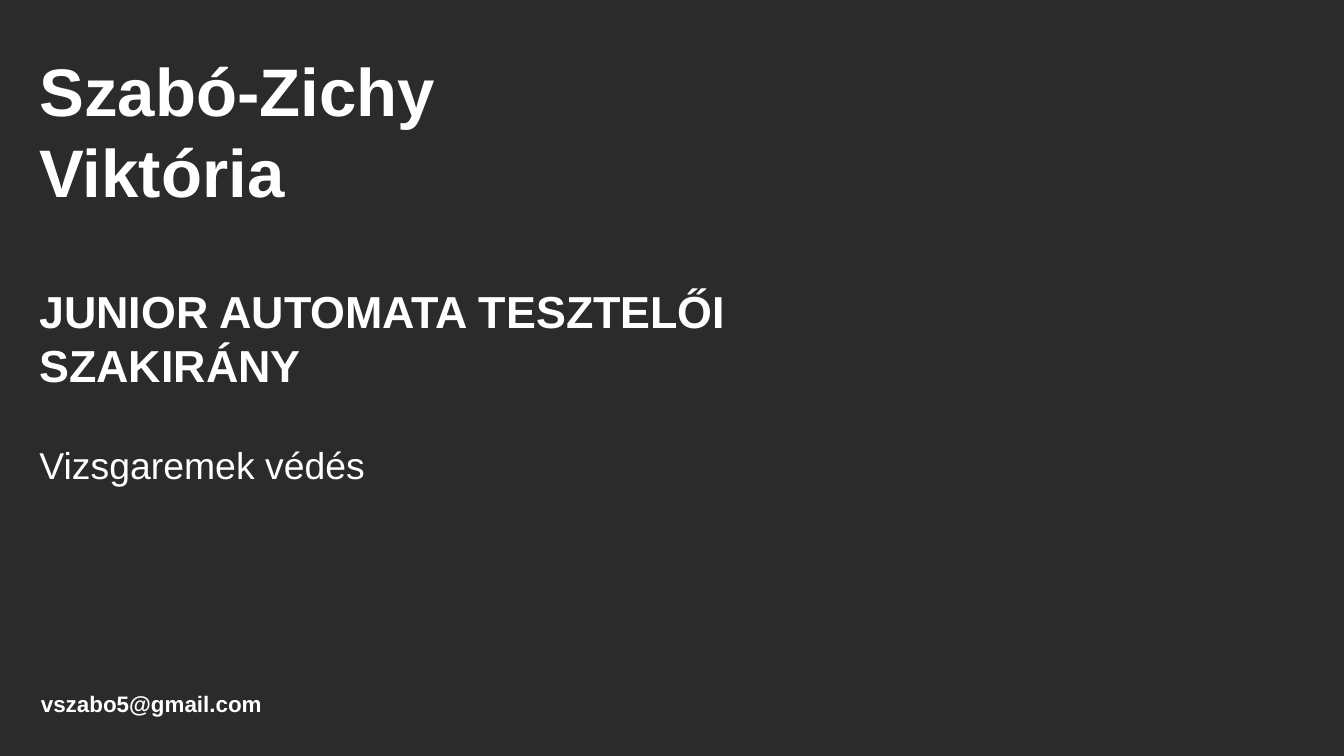
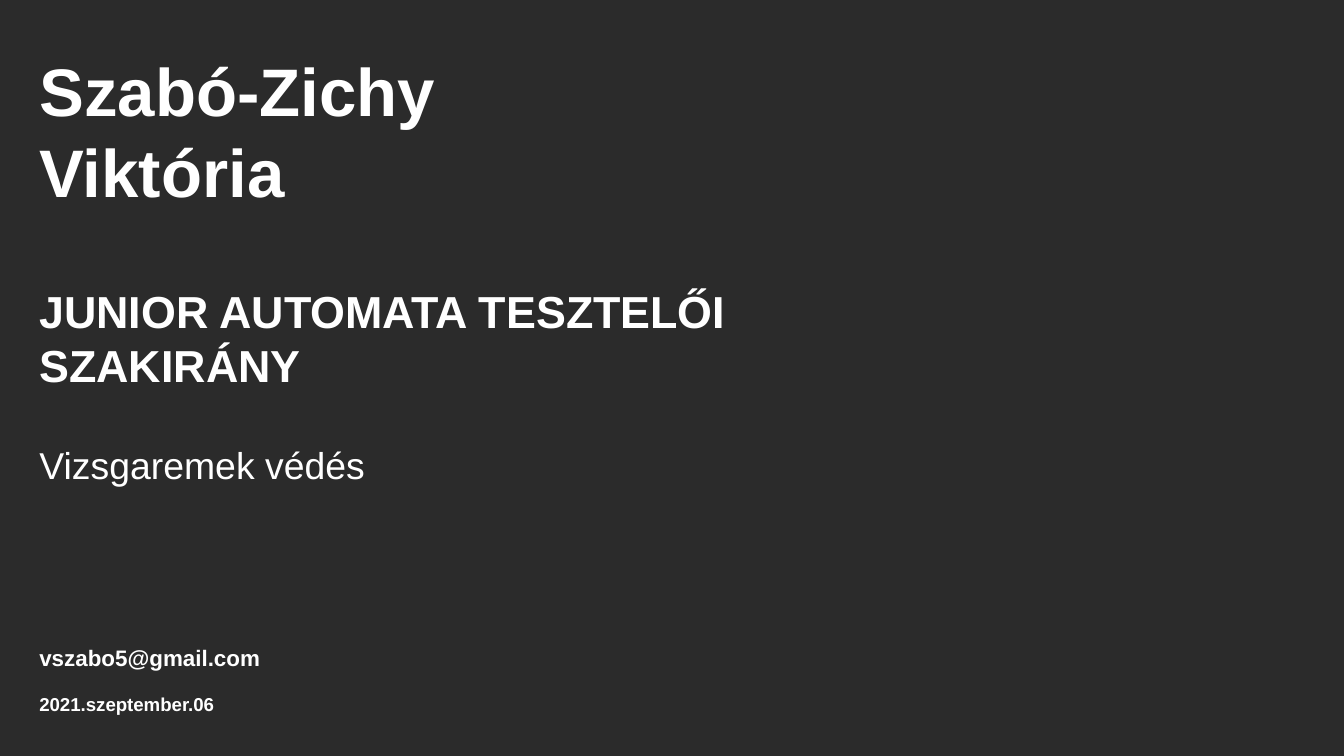
Before and after one commit to szzviq/conduit, a slide deck: slide 1 of docs/szabozichyv_conduit.pptx. Drawn at 1344x756 pixels with LibreOffice and Linux fonts; fonts in the diff are those of the drawing; background and template pictures are left out; a plain dark background stands for a picture behind light text. Boxes give left, top, right and bottom in pixels: in the first picture for what was removed or moved away, otherwise in the second. Text is boxed around its words. In the diff, an @@ line names an element or a change of style, - is before the commit and + after.

```diff
--- a/docs/szabozichyv_conduit.pptx
+++ b/docs/szabozichyv_conduit.pptx
@@ text "vszabo5@gmail.com" moved from (x1=41, y1=695, x2=262, y2=717) to (x1=39, y1=649, x2=260, y2=671) @@
@@ text added at (x1=39, y1=697, x2=214, y2=715), 10 pt, text #FFFFFF, bold @@
+2021.szeptember.06
```
Also in this commit, not shown: 2 slides added, 2 slides removed.
